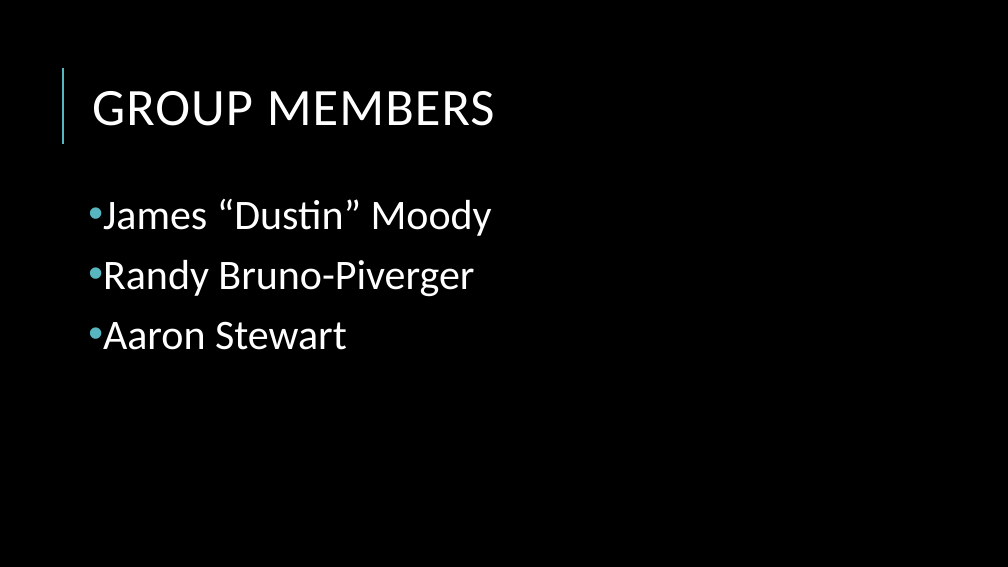
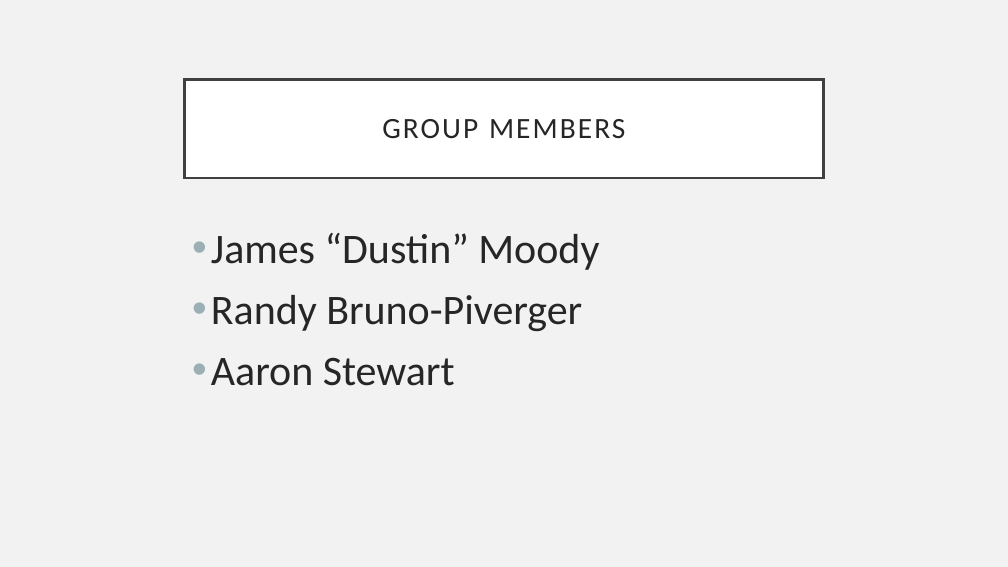
Before and after one commit to Randy424/MobileProgrammingProject1, a slide deck: slide 2 of mobile_pres_1.pptx. Drawn at 1008x567 pixels with LibreOffice and Linux fonts; fonts in the diff are those of the drawing. Boxes give left, top, right and bottom in pixels: in the first picture for what was removed or moved away, otherwise in the second. Text is boxed around its words. In the diff, an @@ line names an element or a change of style, - is before the commit and + after.

```diff
--- a/mobile_pres_1.pptx
+++ b/mobile_pres_1.pptx
@@ background #000000 to #F2F2F2 @@
@@ line removed from (63, 144) to (63, 68) @@
@@ title "GROUP MEMBERS": place and size @@
-title "GROUP MEMBERS" at box(92, 91, 495, 126)
+title "GROUP MEMBERS" at box(185, 79, 823, 178)
@@ title "GROUP MEMBERS" at box(185, 79, 823, 178): size 50 to 28 pt, text colour #FFFFFF to #262626, letter spacing 1 to 2 pt; alignment left to centre; line spacing 0.8 to 0.9; fill none to #FFFFFF; outline none to #404040 2.5 pt @@
@@ text "James “Dustin” Moody": place and size @@
-text "James “Dustin” Moody" at box(103, 199, 492, 350)
+text "James “Dustin” Moody" at box(211, 233, 599, 386)
@@ text "James “Dustin” Moody" at box(211, 233, 599, 386): text colour #FFFFFF to #262626; indent changed; line spacing 0.9 to 1; less space between paragraphs; bullet colour #58B6C0 to #9BAFB5 @@
```
Also in this commit, not shown: 6 other slides changed, 1 slide added, 1 other file.
